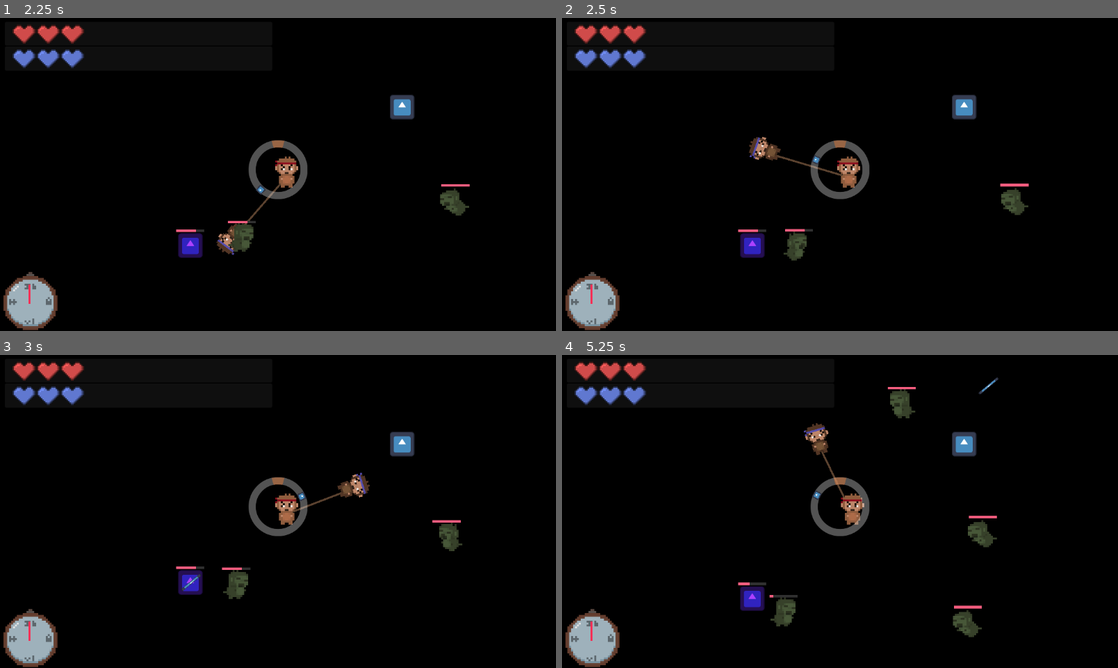
Above: before the commit, frames 1-4 (two rows, left to right).
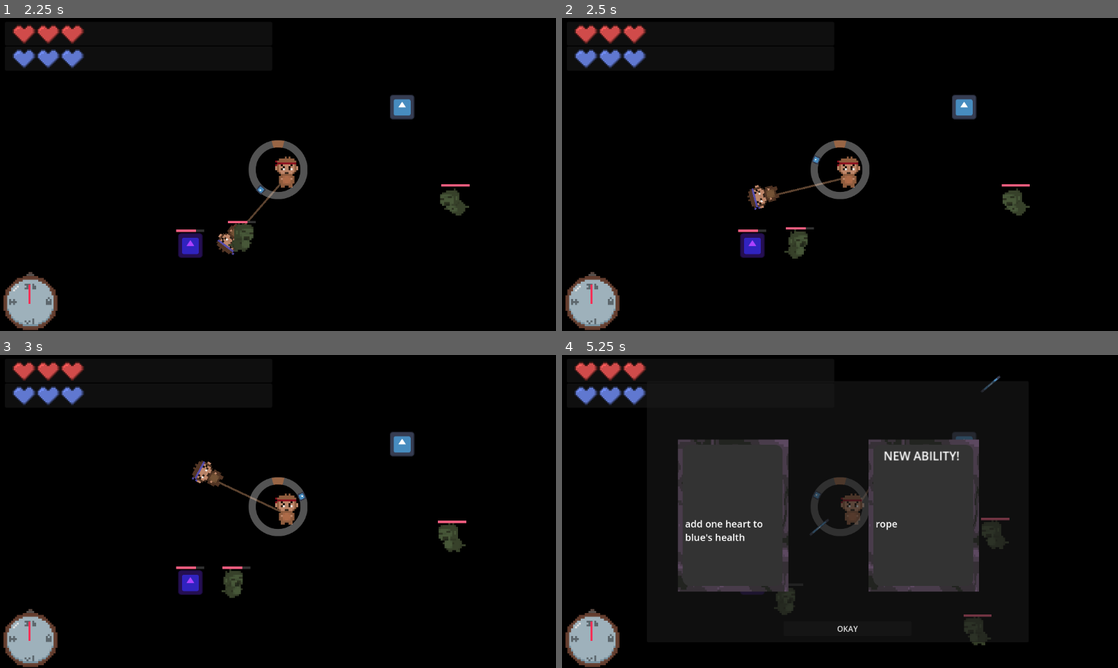
Above: after the commit, the same moments.

Repository: arrowira/cookiejam4
Game: Godot game, scene res://scenes/main.tscn
Two runs of this game, one before a commit and one after it. Both use one fixed random seed, a clock stepped at 60 frames per second and the inputs below. The engine's default icon, where the game draws it, is replaced by a stand-in: a white triangle on a blue panel in a dark square.
Inputs (mouse positions are in pixels of both pictures, inside the frame that each line leads up to):
- Up to frame 1 (2.25 s): move the mouse to (400, 158) at 0.52 s; tap C (c) at 0.6 s; tap E (e) at 0.8, 1.35 s; move the mouse to (166, 190) at 1.27 s; tap K (k) at 1.55, 2.1 s; move the mouse to (333, 105) at 2.02 s
- Up to frame 2 (2.5 s): tap X (x, bound only after the commit) at 2.3 s
- Up to frame 3 (3 s): move the mouse to (250, 574) at 2.77 s; tap X (x, bound only after the commit) at 2.85 s
- Up to frame 4 (5.25 s): tap C (c) at 3.05, 3.6 s; move the mouse to (1006, 558) at 3.52 s; tap E (e) at 3.8, 5.1 s; move the mouse to (673, 464) at 4.27 s; click (673, 464) at 4.35 s; tap K (k) at 4.55 s; move the mouse to (867, 511) at 5.02 s

Frame 1 is identical in both runs. In frame 2, 1.0% of the frame differs, in the area x 33-85%, y 38-78%; in frame 3, 1.1%; in frame 4, 22%, in the area x 20-81%, y 6-93%.

Commit message:
made time scale actually work

Diff:
--- a/cookie-jam-4/project.godot
+++ b/cookie-jam-4/project.godot
@@ -52,6 +52,11 @@
 "events": [Object(InputEventMouseButton,"resource_local_to_scene":false,"resource_name":"","device":-1,"window_id":0,"a …(257 unchanged characters)…
 ]
 }
+x={
+"deadzone": 0.2,
+"events": [Object(InputEventKey,"resource_local_to_scene":false,"resource_name":"","device":-1,"window_id":0,"alt_pressed":false,"shift_pressed":false,"ctrl_pressed":false,"meta_pressed":false,"pressed":false,"keycode":0,"physical_keycode":88,"key_label":0,"unicode":120,"location":0,"echo":false,"script":null)
+]
+}
 
 [rendering]
 
--- a/cookie-jam-4/scripts/grunt.gd
+++ b/cookie-jam-4/scripts/grunt.gd
@@ -8,6 +8,7 @@
 var dead = false
 
 var pGhost = preload("res://scenes/grunt_ghost.tscn")
+var speed = 1
 
 func _ready() -> void:
 	$healthBar.value = 100
@@ -28,7 +29,7 @@
 	rotation = 0
 	if !inKB and !frozen:
 		towardsPlayer = (player-global_position).normalized()
-		position+=towardsPlayer
+		position+=towardsPlayer*speed*Engine.time_scale
 
 func death():
 	dead = true
--- a/cookie-jam-4/scripts/player.gd
+++ b/cookie-jam-4/scripts/player.gd
@@ -12,7 +12,7 @@
 var frozen = false
 
 var upgrades = [0,0,0,0,0]
-var timeSlowLength = 0
+var timeSlowLength = 1.0
 
 @onready var red = $bSpin/red
 @onready var blue = $rSpin/blue
@@ -35,6 +35,8 @@
 	if Input.is_action_just_pressed("k"):
 		changeRope(-20)
 
+	if Input.is_action_just_pressed("x"):
+		$hud/stopwatch.startTime(timeSlowLength)
 
 	if Input.is_action_just_pressed("space"):
 		changeSpinSpeed(-0.3 )
@@ -86,9 +88,9 @@
 func _physics_process(delta: float) -> void:
 	if !frozen:
 		if anchor == "red":
-			$rSpin.rotation_degrees += rSpinSpeed
+			$rSpin.rotation_degrees += rSpinSpeed*Engine.time_scale
 		else:
-			$bSpin.rotation_degrees += bSpinSpeed
+			$bSpin.rotation_degrees += bSpinSpeed*Engine.time_scale
 
 func hurt(color, amt):
 	$"camera anchor/shaker".shake(6,100)
--- a/cookie-jam-4/scripts/stopwatch.gd
+++ b/cookie-jam-4/scripts/stopwatch.gd
@@ -2,13 +2,16 @@
 
 
 func startTime(length):
-	Engine.time_scale = 0.5
+	Engine.time_scale = 0.3
 	t = length
 
-var t = -1
+
+var t = 0
 func _physics_process(delta: float) -> void:
-	t - 1/50.0
-	if t == 0:
+	if t!=0:
+		t -= 1/50.0
+	if t < 0:
+		print("end time")
 		#end timeslow
 		Engine.time_scale = 1
-		t-=1
+		t=0
